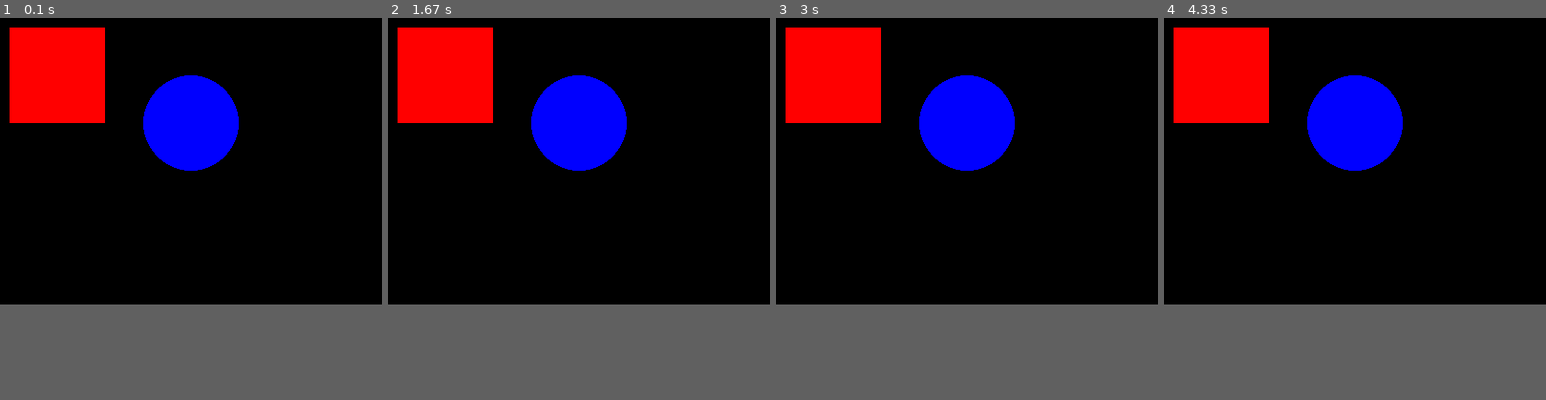
Above: before the commit, frames 1-4 (left to right).
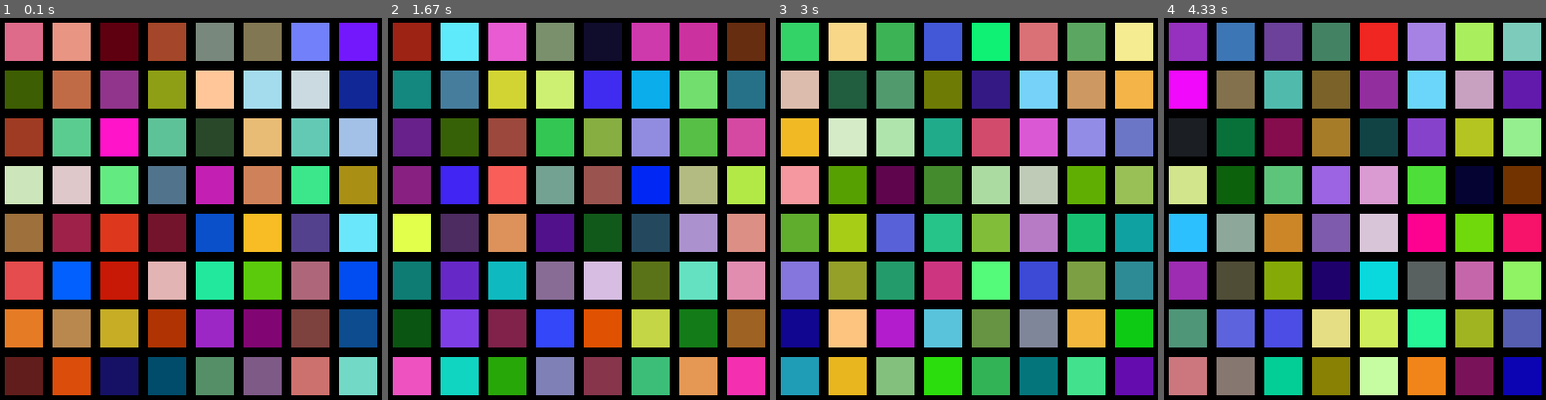
Above: after the commit, the same moments.

Repository: dcbriccetti/python-lessons
Game: pygame game, started from SimplePygame/shapes.py
Two runs of this game, one before a commit and one after it. Both use one fixed random seed, a clock stepped at 60 frames per second and the inputs below.
Inputs:
- Up to frame 1 (0.1 s): no input
- Up to frame 2 (1.67 s): no input
- Up to frame 3 (3 s): no input
- Up to frame 4 (4.33 s): no input
In our replay, the window is 400x300 before the commit and 400x400 after it. These sizes can differ from the game's own. Grey fills any space a smaller window leaves; there, only what the larger window draws over its background counts as a difference.

The runs differ from the first frame. In frame 1, 68% of the frame differs, in the area x 1-99%, y 1-99%; in frame 2, 68%; in frame 3, 68%; in frame 4, 68%.

Commit message:
Enhance to create a changing grid of squares with randomly chosen colors.

Diff:
--- a/SimplePygame/shapes.py
+++ b/SimplePygame/shapes.py
@@ -1,16 +1,26 @@
 import pygame
+from time import sleep
+from random import randint
 from pygame.locals import *
 
+def rc():
+    return randint(0, 255)
+
 pygame.init()
-screen = pygame.display.set_mode((400, 300), 0)
-screen.fill(Color('black'))
-pygame.draw.rect(screen, Color('red'), Rect(10, 10, 100, 100))
-pygame.draw.circle(screen, Color('blue'), (200, 110), 50)
-pygame.display.flip()
+screen = pygame.display.set_mode((400, 400), 0)
 
 loop = True
 while loop:
-    event = pygame.event.wait()
+    screen.fill(Color('black'))
+    for x in range(0, 400, 50):
+        for y in range(0, 400, 50):
+            pygame.draw.rect(screen,
+                Color(rc(), rc(), rc()), Rect(x + 5, y + 5, 40, 40))
+
+    pygame.display.flip()
+    sleep(.1)
+
+    event = pygame.event.poll()
     if event.type == QUIT or (event.type == KEYDOWN and event.key == K_ESCAPE):
         loop = False
 
